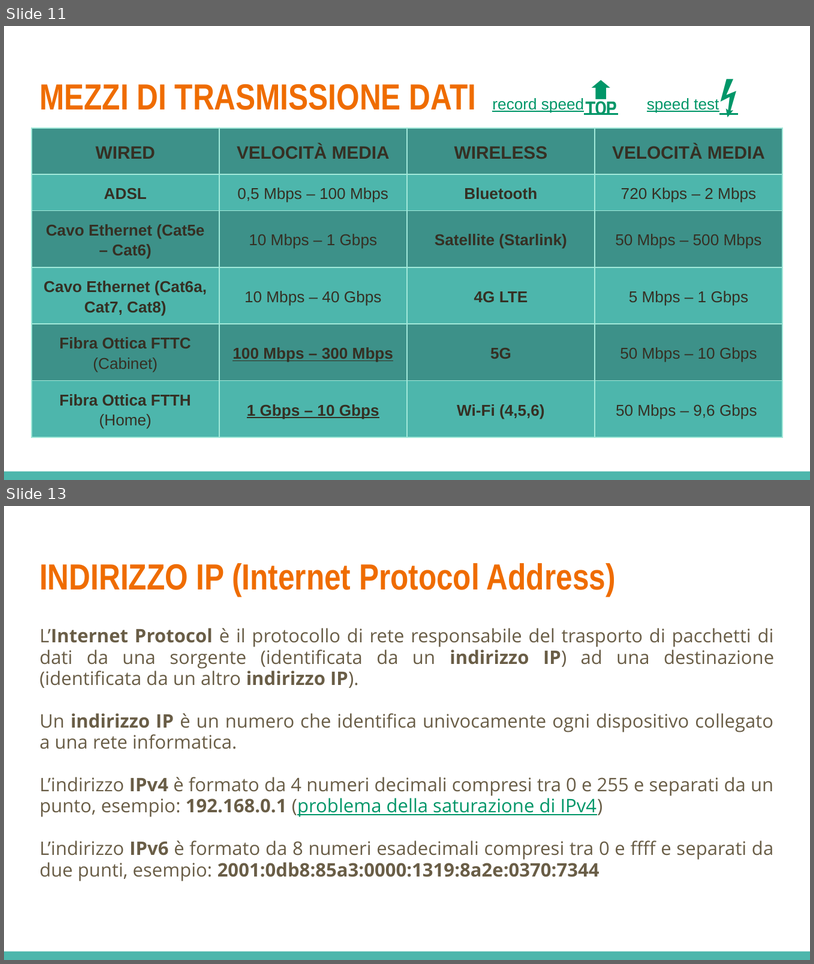
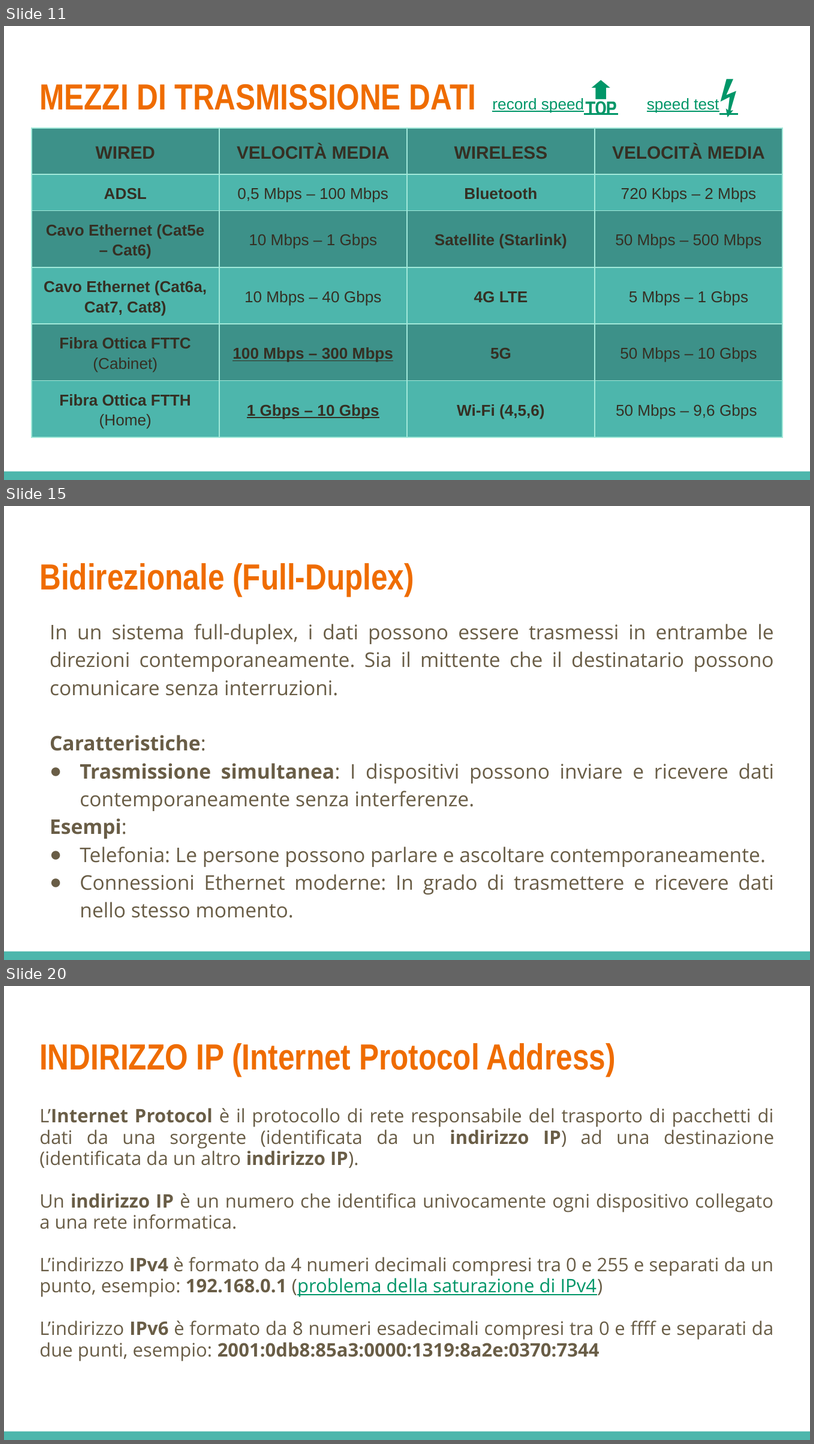
Before and after one commit to LeleCazza/LeleCazza.github.io, a slide deck: reti_informatiche/materiale/lezione_1_reti_introduzione.pptx. Shown one above the other, each under a label of ours: slides 11 and 13 before the commit, slides 11, 15 and 20 after it; the slides between them are not shown. The pictures are 814x964 and 814x1444 pixels, drawn with LibreOffice and Linux fonts; fonts in the diff are those of the drawing. Boxes give left, top, right and bottom in pixels: in the first picture for what was removed or moved away, otherwise in the second. Text is boxed around its words. In the diff, an @@ line names an element or a change of style, - is before the commit and + after.

```diff
--- a/reti_informatiche/materiale/lezione_1_reti_introduzione.pptx
+++ b/reti_informatiche/materiale/lezione_1_reti_introduzione.pptx
@@ slide 15 added at (4, 506, 810, 960), background #FFFFFF; not listed: 1 template element that a slide beside it also shows @@
@@ title added at (39, 563, 414, 596), 32.4 pt, text #EF6C00, bold @@
+Bidirezionale (Full-Duplex)
@@ text added at (50, 624, 775, 918), 18 pt, text #695D46 @@
+In un sistema full-duplex, i dati possono essere trasmessi in entrambe le direzioni contemporaneamente. Sia il mittente che il destinatario possono comunicare senza interruzioni.
+Caratteristiche:
+● Trasmissione simultanea: I dispositivi possono inviare e ricevere dati contemporaneamente senza interferenze.
+Esempi:
+● Telefonia: Le persone possono parlare e ascoltare contemporaneamente.
+● Connessioni Ethernet moderne: In grado di trasmettere e ricevere dati nello stesso momento.
@@ what was slide 13 is now slide 20 @@
```
Also in this commit, not shown: 2 slides changed, 14 other slides added, 3 slides removed, 1 other file.
